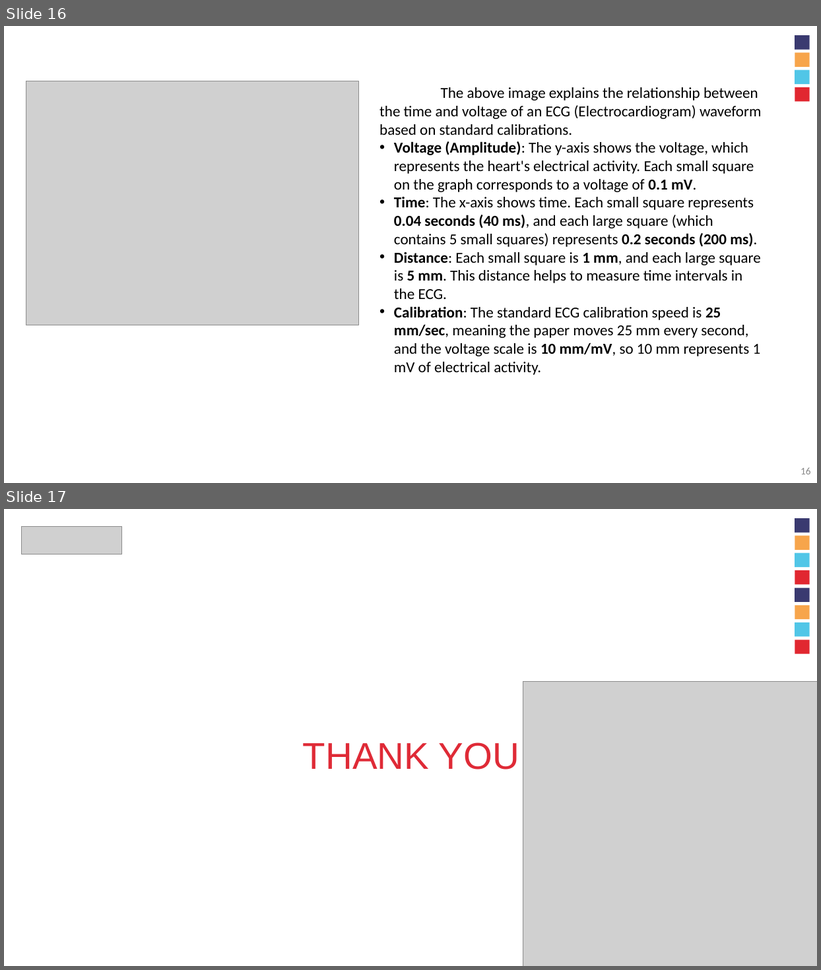
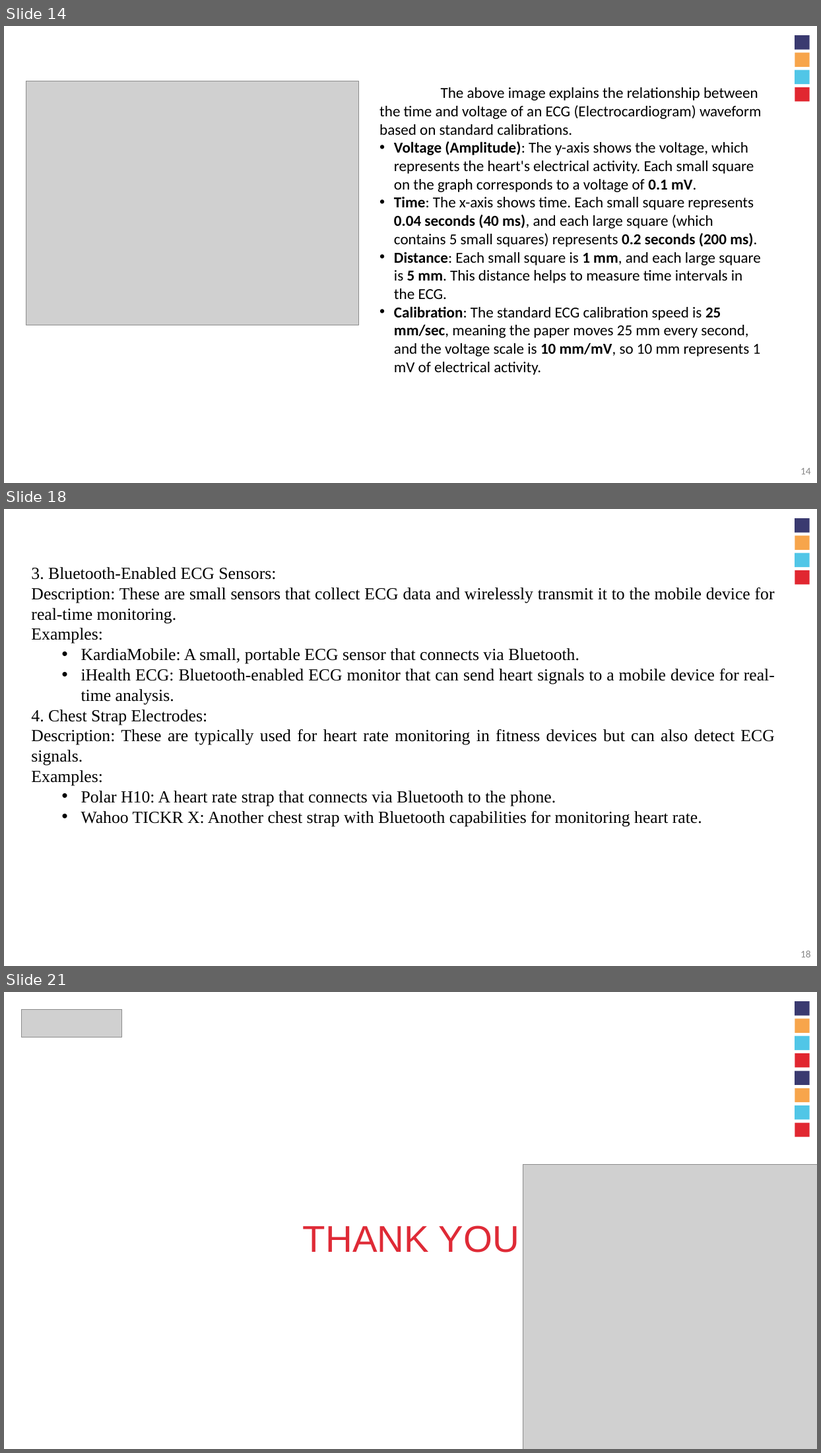
Before and after one commit to aakashbm/EECE_project_template, a slide deck: ECG_Arrhythmia_Capstone.pptx. Shown one above the other, each under a label of ours: slides 16 and 17 before the commit, slides 14, 18 and 21 after it; the slides between them are not shown. The pictures are 821x970 and 821x1453 pixels, drawn with LibreOffice and Linux fonts; fonts in the diff are those of the drawing; grey boxes stand for pictures; background and template pictures are left out. Boxes give left, top, right and bottom in pixels: in the first picture for what was removed or moved away, otherwise in the second. Text is boxed around its words. In the diff, an @@ line names an element or a change of style, - is before the commit and + after.

```diff
--- a/ECG_Arrhythmia_Capstone.pptx
+++ b/ECG_Arrhythmia_Capstone.pptx
@@ slide 18 added at [4,509,817,966], background #FFFFFF; not listed: 4 template elements that a slide beside it also shows @@
@@ text added at [31,567,775,826], 20 pt, text #000000 @@
+3. Bluetooth-Enabled ECG Sensors:
+Description: These are small sensors that collect ECG data and wirelessly transmit it to the mobile device for real-time monitoring.
+Examples:
+  • KardiaMobile: A small, portable ECG sensor that connects via Bluetooth.
+  • iHealth ECG: Bluetooth-enabled ECG monitor that can send heart signals to a mobile device for real-time analysis.
+4. Chest Strap Electrodes:
+Description: These are typically used for heart rate monitoring in fitness devices but can also detect ECG signals.
+Examples:
+  • Polar H10: A heart rate strap that connects via Bluetooth to the phone.
+  • Wahoo TICKR X: Another chest strap with Bluetooth capabilities for monitoring heart rate.
@@ page number added at [801,951,811,958], 12 pt, text #888888 @@
+18
@@ what was slide 16 is now slide 14 @@
@@ page number at [801,468,811,475]: text changed @@
-16
+14
@@ what was slide 17 is now slide 21 @@
```
Also in this commit, not shown: 5 other slides added, 2 slides removed.
